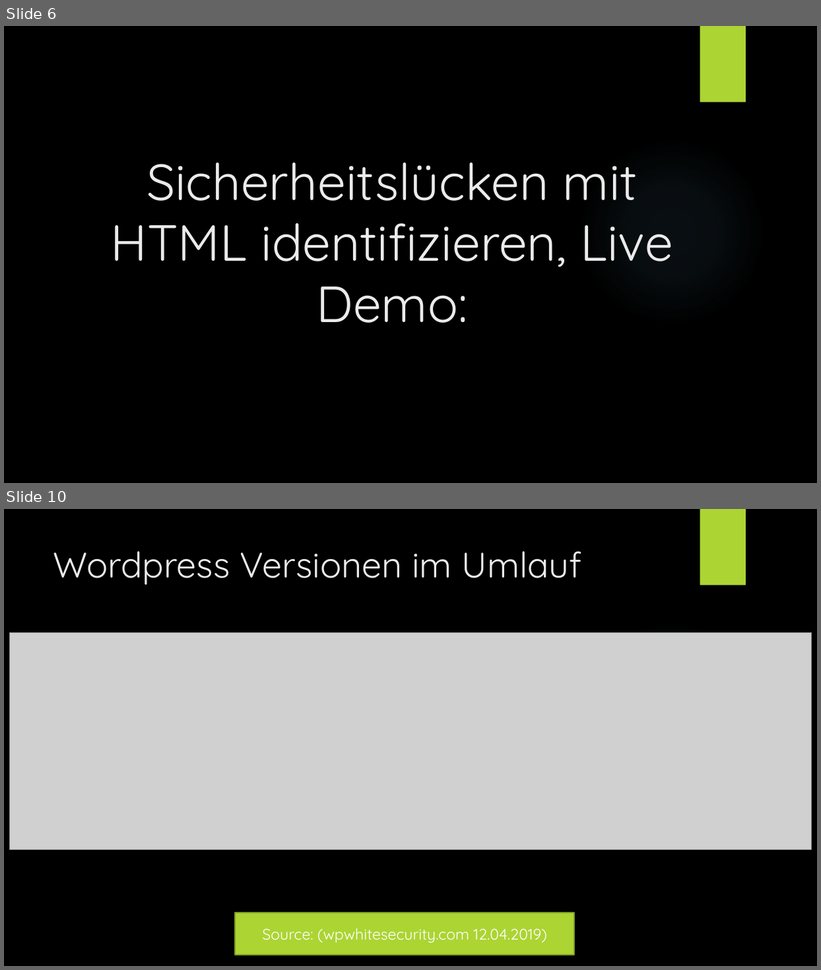
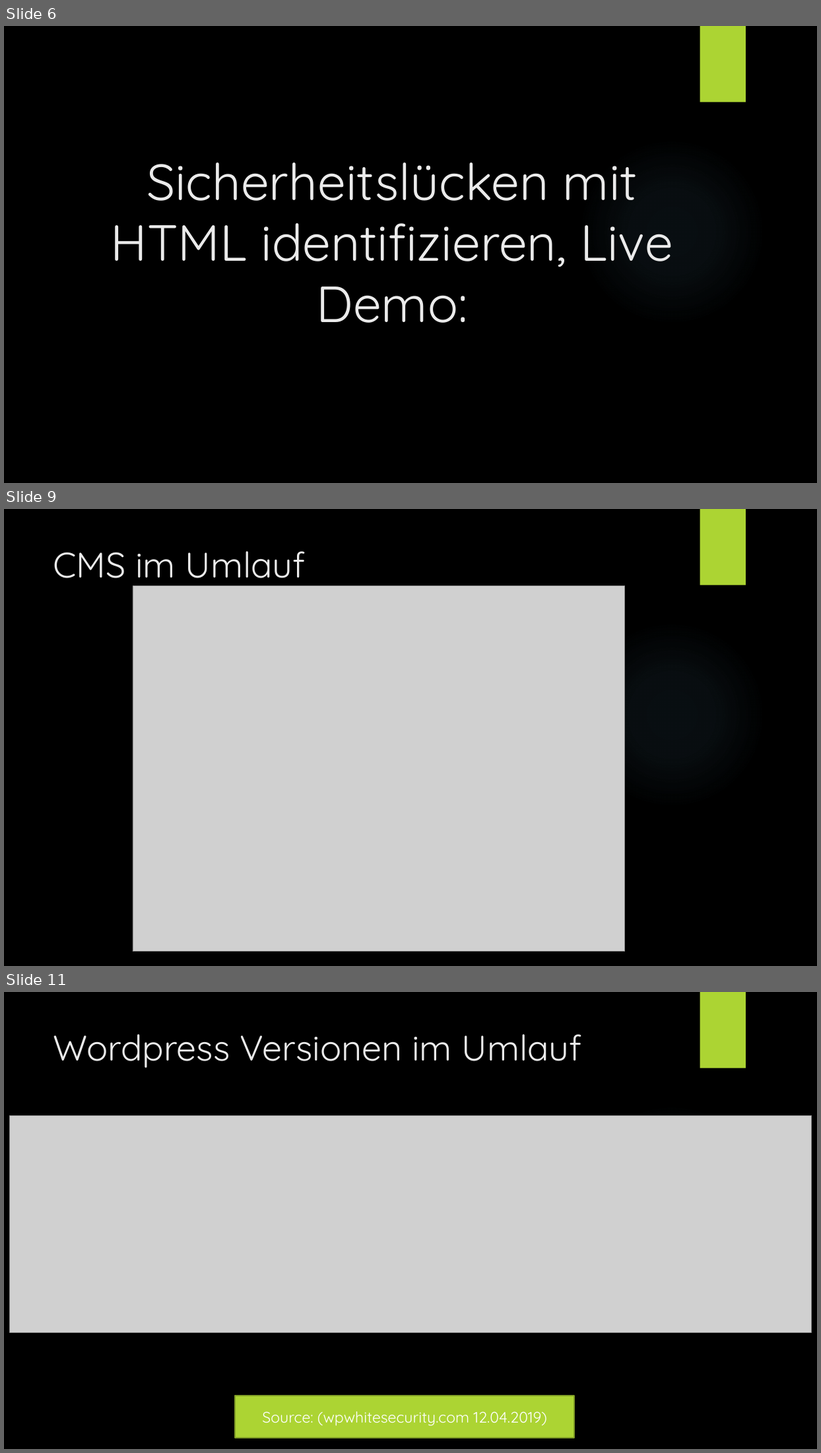
Before and after one commit to Tiim/Unibas-HS19-Internet-and-Secutity-project-webcrawler, a slide deck: Präsentation/Web Crawling.pptx. Shown one above the other, each under a label of ours: slides 6 and 10 before the commit, slides 6, 9 and 11 after it; the slides between them are not shown. The pictures are 821x970 and 821x1453 pixels, drawn with LibreOffice and Linux fonts; fonts in the diff are those of the drawing; grey boxes stand for pictures; background and template pictures are left out. Boxes give left, top, right and bottom in pixels: in the first picture for what was removed or moved away, otherwise in the second. Text is boxed around its words. In the diff, an @@ line names an element or a change of style, - is before the commit and + after.

```diff
--- a/Präsentation/Web Crawling.pptx
+++ b/Präsentation/Web Crawling.pptx
@@ slide 9 added at [4,509,817,966], background picture (left out); not listed: 2 template elements that a slide beside it also shows @@
@@ title added at [54,551,306,588], 42 pt, text #EBEBEB @@
+CMS im Umlauf
@@ picture added at [133,586,625,952] @@
@@ what was slide 10 is now slide 11 @@
```
Also in this commit, not shown: 8 slides changed, 6 other files.
